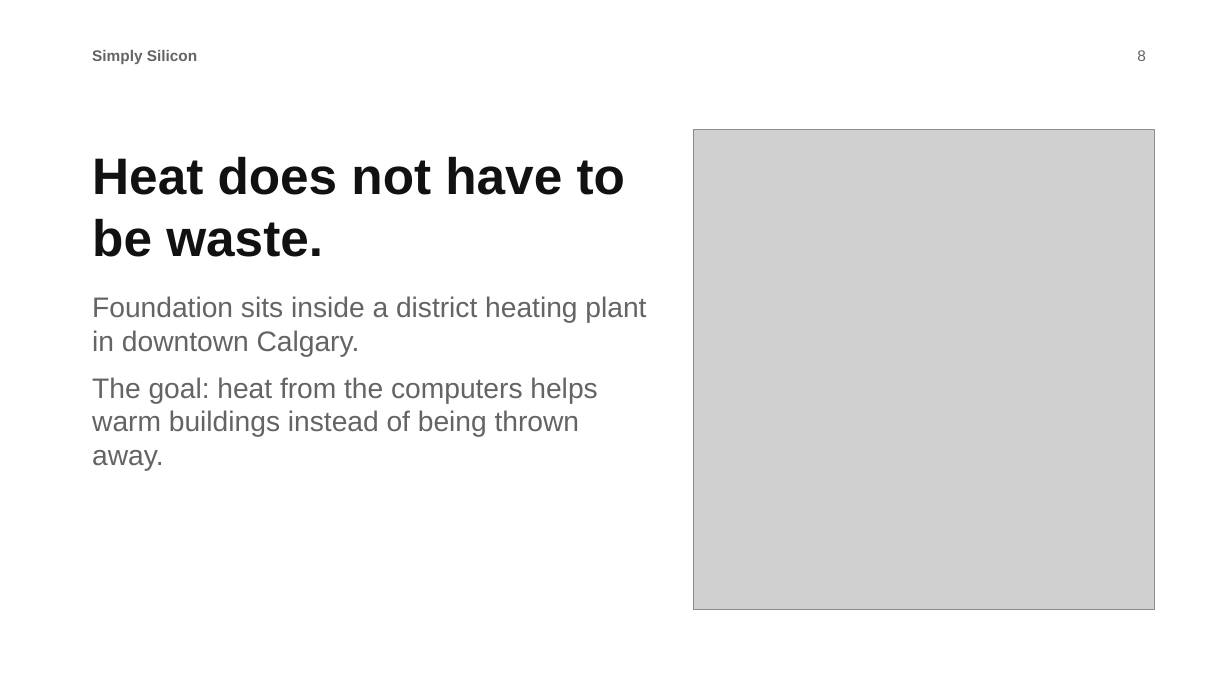
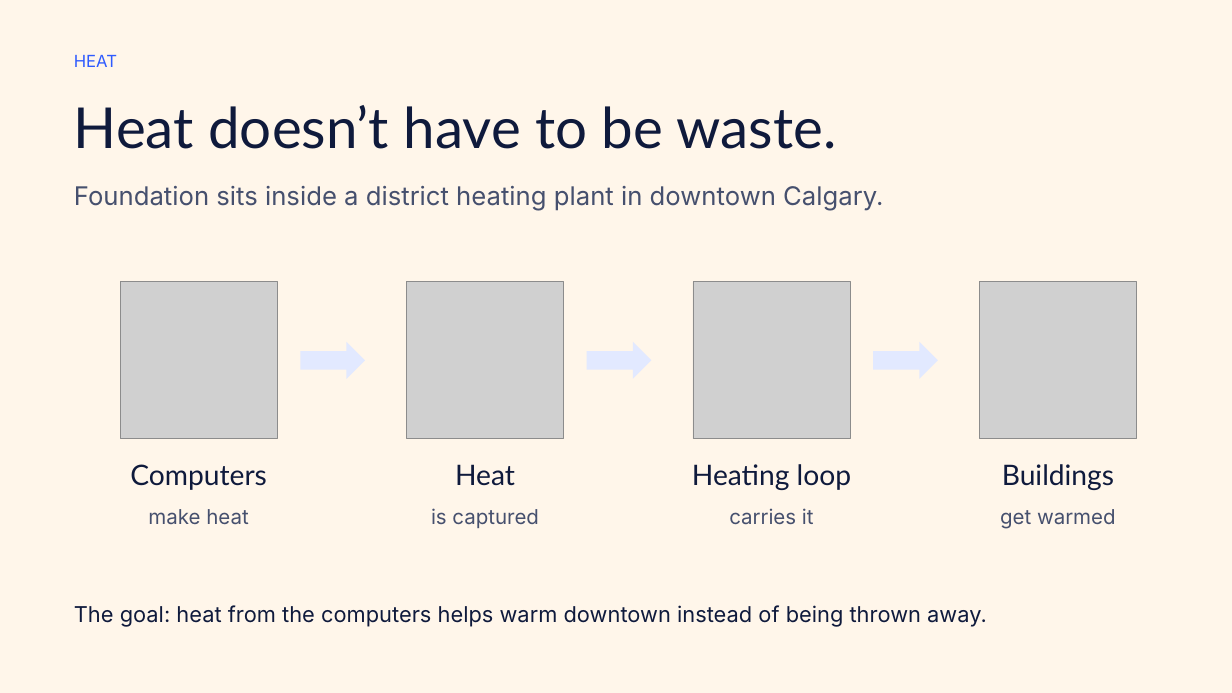
Before and after one commit to Kirubelabiyou/Simply-Silicon, a slide deck: slide 8 of plan-90day/event-presentation.pptx. Drawn at 1232x693 pixels with LibreOffice and Linux fonts; fonts in the diff are those of the drawing; grey boxes stand for pictures. Boxes give left, top, right and bottom in pixels: in the first picture for what was removed or moved away, otherwise in the second. Text is boxed around its words. In the diff, an @@ line names an element or a change of style, - is before the commit and + after.

```diff
--- a/plan-90day/event-presentation.pptx
+++ b/plan-90day/event-presentation.pptx
@@ background #FFFFFF to #FFF6EA @@
@@ text at (x1=74, y1=55, x2=117, y2=67): text changed; size 12 to 13 pt; font Arial to Inter; text colour #646464 to #2F5BFF; bold off @@
-Simply Silicon
+HEAT
@@ text removed at (x1=1137, y1=50, x2=1146, y2=61) @@
-8
@@ text added at (x1=74, y1=105, x2=837, y2=149), 44 pt, text #0F1A3C @@
+Heat doesn’t have to be waste.
@@ picture removed at (x1=693, y1=129, x2=1155, y2=610) @@
@@ text at (x1=92, y1=156, x2=625, y2=257): paragraph removed @@
-Heat does not have to be waste.
@@ text "Foundation sits inside a district ..." moved from (x1=92, y1=156, x2=646, y2=471) to (x1=74, y1=186, x2=883, y2=211) @@
@@ text "Foundation sits inside a district ..." at (x1=74, y1=186, x2=883, y2=211): size 22 to 20 pt, font Arial to Inter, text colour #646464 to #46506E; less space between paragraphs @@
@@ picture added at (x1=120, y1=282, x2=277, y2=439) @@
@@ picture added at (x1=407, y1=282, x2=564, y2=439) @@
@@ picture added at (x1=693, y1=282, x2=850, y2=439) @@
@@ picture added at (x1=980, y1=282, x2=1137, y2=439) @@
@@ right arrow added at (x1=300, y1=342, x2=365, y2=379), fill #E2E9FF @@
@@ right arrow added at (x1=587, y1=342, x2=652, y2=379), fill #E2E9FF @@
@@ right arrow added at (x1=873, y1=342, x2=938, y2=379), fill #E2E9FF @@
@@ text at (x1=92, y1=377, x2=597, y2=471): paragraph removed @@
-The goal: heat from the computers helps warm buildings instead of being thrown away.
@@ text added at (x1=130, y1=464, x2=266, y2=490), 22 pt, text #0F1A3C @@
+Computers
@@ text added at (x1=455, y1=464, x2=515, y2=486), 22 pt, text #0F1A3C @@
+Heat
@@ text added at (x1=692, y1=464, x2=851, y2=490), 22 pt, text #0F1A3C @@
+Heating loop
@@ text added at (x1=1002, y1=464, x2=1114, y2=490), 22 pt, text #0F1A3C @@
+Buildings
@@ text added at (x1=148, y1=509, x2=248, y2=525), 16 pt, text #46506E @@
+make heat
@@ text added at (x1=431, y1=508, x2=539, y2=528), 16 pt, text #46506E @@
+is captured
@@ text added at (x1=729, y1=508, x2=814, y2=525), 16 pt, text #46506E @@
+carries it
@@ text added at (x1=1000, y1=509, x2=1116, y2=529), 16 pt, text #46506E @@
+get warmed
@@ text added at (x1=74, y1=605, x2=987, y2=627), 17 pt, text #0F1A3C @@
+The goal: heat from the computers helps warm downtown instead of being thrown away.
```
Also in this commit, not shown: 10 other slides changed, 1 slide added, 1 slide removed, 12 other files.
